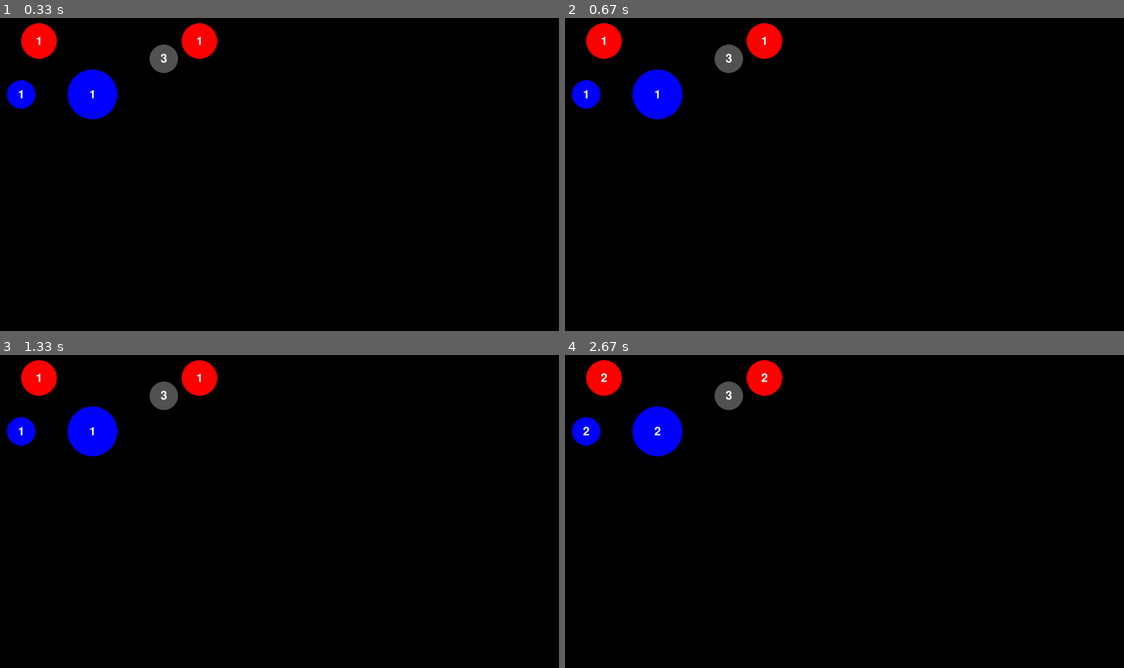
Above: before the commit, frames 1-4 (two rows, left to right).
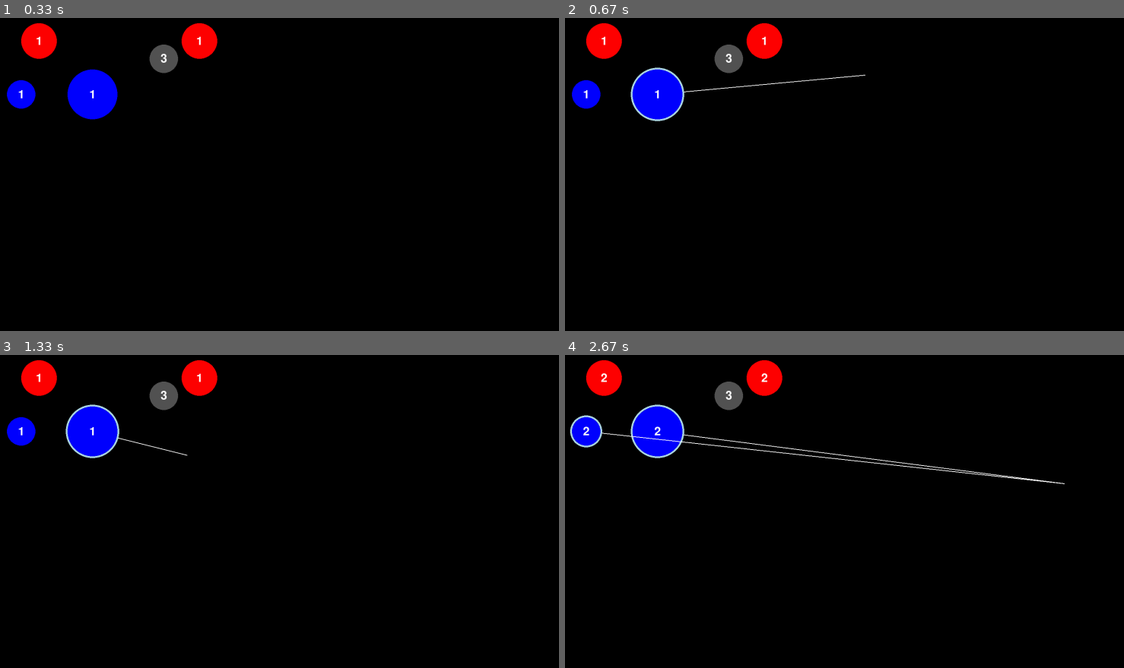
Above: after the commit, the same moments.

Repository: msa2984/teals-pygame
Game: pygame game, started from pygame/nano_wars/main.py
The game is run twice, just before and just after one commit, with the same random seed, the same clock (stepped at 60 frames per second) and the same inputs.
Inputs (mouse positions are in pixels of both pictures, inside the frame that each line leads up to):
- Up to frame 1 (0.33 s): no input
- Up to frame 2 (0.67 s): press the mouse at (654, 93) at 0.37 s; move the mouse to (760, 83) at 0.47 s; release the mouse at (866, 74) at 0.6 s
- Up to frame 3 (1.33 s): click (396, 542) at 0.72 s; press the mouse at (89, 430) at 1.03 s; move the mouse to (139, 442) at 1.13 s; release the mouse at (184, 455) at 1.27 s
- Up to frame 4 (2.67 s): press the mouse at (654, 430) at 1.37 s; move the mouse to (766, 542) at 1.47 s; release the mouse at (878, 655) at 1.6 s; press the mouse at (654, 430) at 1.7 s; move the mouse to (648, 467) at 1.8 s; release the mouse at (637, 505) at 1.93 s; press the mouse at (587, 430) at 2.03 s; move the mouse to (760, 545) at 2.13 s; release the mouse at (939, 661) at 2.27 s; press the mouse at (654, 430) at 2.37 s; move the mouse to (861, 458) at 2.47 s; release the mouse at (1062, 483) at 2.6 s

Frame 1 is identical in both runs. In frame 2, 0.4% of the frame differs, in the area x 11-54%, y 15-34%; in frame 3, 0.3%; in frame 4, 1.0%, in the area x 0-90%, y 15-42%.

Commit message:
working on mouse drag

Diff:
--- a/pygame/nano_wars/main.py
+++ b/pygame/nano_wars/main.py
@@ -50,47 +50,61 @@
 
         # Handle mouse button down event
         elif event.type == MOUSEBUTTONDOWN:
-          mouse_pos = pygame.mouse.get_pos()
-          dragging = True
-          start_pos = pygame.mouse.get_pos()  # Get the starting position
-          selection_rect = pygame.Rect(start_pos, (0, 0))  # Initialize rectangle
-          # Check if any of the cells is clicked
-          for cell in cells:
-              if cell.check_click(mouse_pos):
-                  print(cell)
-                  if cell.color == BLUE:  # If the cell is blue
-                      dragging = False
-                      if cell not in highlighted_cells:
-                          highlighted_cells.append(cell)  # Add the cell to the highlighted list
-                      line_active = True  # Start drawing the line
-                      cell.is_highlighted = True
-                      cell.line_end = mouse_pos  # Store the cursor position to draw the line
-                  elif cell.color == GRAY and highlighted_cells:  # If clicked on a gray cell and any blue cells are highlighted
-                     line_active = gray_cell_logic(highlighted_cells=highlighted_cells, line_active=line_active, cell=cell)
-                  elif cell.color == RED and highlighted_cells:
-                    line_active = gray_cell_logic(highlighted_cells=highlighted_cells, line_active=line_active, cell=cell)
+            mouse_pos = pygame.mouse.get_pos()
+            dragging = True
+            start_pos = pygame.mouse.get_pos()  # Get the starting position
+            selection_rect = None  # Only create the rectangle if dragging outside cells
+            # Check if any of the cells is clicked
+            for cell in cells:
+                if cell.check_click(mouse_pos):
+                    print(cell)
+                    if cell.color == BLUE:  # If the cell is blue
+                        dragging = True  # Allow dragging over blue cells
+                        selection_rect = None  # Do not draw selection rectangle if starting inside a blue cell
+                        if cell not in highlighted_cells:
+                            highlighted_cells.append(cell)  # Add the cell to the highlighted list
+                        line_active = True  # Start drawing the line
+                        cell.is_highlighted = True
+                        cell.line_end = mouse_pos  # Store the cursor position to draw the line
+                    elif cell.color == GRAY and highlighted_cells:  # If clicked on a gray cell and any blue cells are highlighted
+                        line_active = gray_cell_logic(highlighted_cells=highlighted_cells, line_active=line_active, cell=cell)
+                    elif cell.color == RED and highlighted_cells:
+                        line_active = gray_cell_logic(highlighted_cells=highlighted_cells, line_active=line_active, cell=cell)
+                else:
+                    selection_rect = pygame.Rect(start_pos, (0, 0))  # Initialize rectangle if clicked outside cells
+
 
         # Handle mouse motion event
         elif event.type == MOUSEMOTION:
             if dragging:
-                  # Update the rectangle size as the mouse moves
-                  current_pos = pygame.mouse.get_pos()
-                  selection_rect.width = current_pos[0] - start_pos[0]
-                  selection_rect.height = current_pos[1] - start_pos[1]
+                current_pos = pygame.mouse.get_pos()
+
+                # Highlight any blue cells being hovered over during dragging
+                for cell in cells:
+                    if cell.color == BLUE and cell.check_click(current_pos) and cell not in highlighted_cells:
+                        highlighted_cells.append(cell)  # Highlight the cell
+                        cell.is_highlighted = True
+                        cell.line_end = current_pos  # Optionally, update the line end if needed
+
+                # Only draw the rectangle if selection_rect is not None (i.e., not dragging over cells)
+                if selection_rect is not None:
+                    selection_rect.width = current_pos[0] - start_pos[0]
+                    selection_rect.height = current_pos[1] - start_pos[1]
+
             if line_active and highlighted_cells:  # Only update if the line is active
                 mouse_pos = pygame.mouse.get_pos()
                 # Update the end of the line for all highlighted cells
                 for highlighted in highlighted_cells:
-                   if not highlighted.snapped_cell:
-                      highlighted.line_end = mouse_pos  # Update the end of the line to follow the cursor
+                    if not highlighted.snapped_cell:
+                        highlighted.line_end = mouse_pos  # Update the end of the line to follow the cursor
 
         # Handle mouse button up event
         elif event.type == MOUSEBUTTONUP:
             mouse_pos = pygame.mouse.get_pos()
             dragging = False
-
+            if selection_rect != None:
             # Check which cells are selected based on the selection rectangle
-            selected_cells = check_selection(cells, selection_rect)
+                selected_cells = check_selection(cells, selection_rect)
 
             # If the mouse clicked on any of the cells, highlight them
             if selected_cells:
